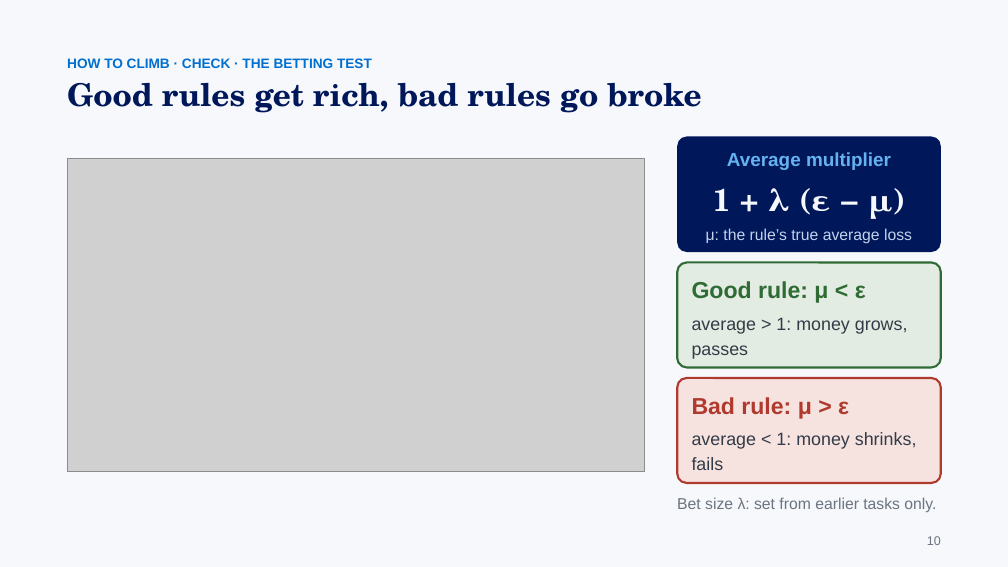
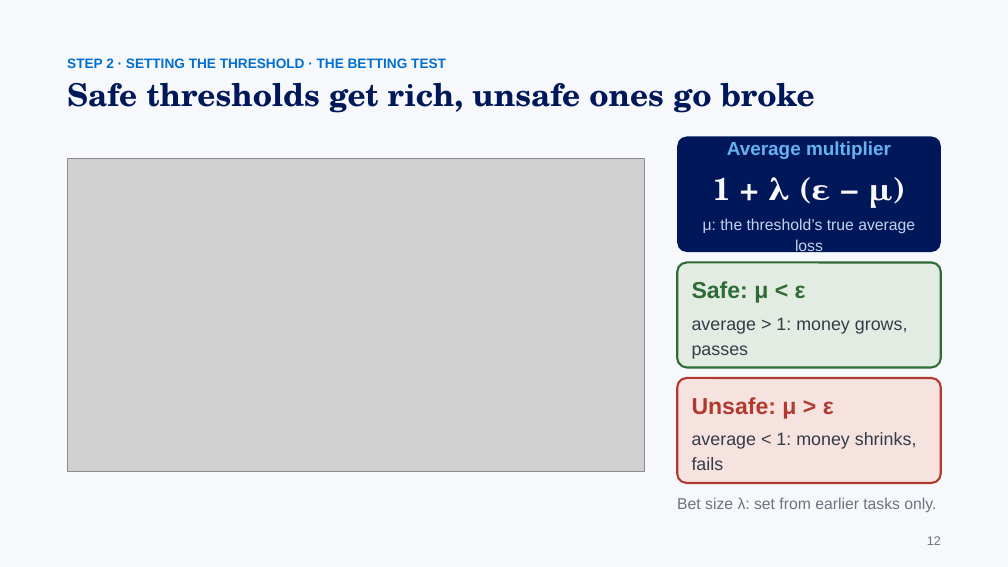
Before and after one commit to gaoj21/tokenbank, a slide deck: slide 12 of slides/CLIMB_talk.pptx (slide 10 before the commit). Drawn at 1008x567 pixels with LibreOffice and Linux fonts; fonts in the diff are those of the drawing; grey boxes stand for pictures. Boxes give left, top, right and bottom in pixels: in the first picture for what was removed or moved away, otherwise in the second. Text is boxed around its words. In the diff, an @@ line names an element or a change of style, - is before the commit and + after.

```diff
--- a/slides/CLIMB_talk.pptx
+++ b/slides/CLIMB_talk.pptx
@@ text at (x1=67, y1=58, x2=446, y2=68): text changed @@
-HOW TO CLIMB · CHECK · THE BETTING TEST
+STEP 2 · SETTING THE THRESHOLD · THE BETTING TEST
@@ text at (x1=67, y1=82, x2=815, y2=113): text changed @@
-Good rules get rich, bad rules go broke
+Safe thresholds get rich, unsafe ones go broke
@@ text in rounded rectangle at (x1=703, y1=218, x2=915, y2=256): text changed @@
-μ: the rule’s true average loss
+μ: the threshold’s true average loss
@@ text in rounded rectangle at (x1=692, y1=281, x2=806, y2=303): text changed @@
-Good rule: μ < ε
+Safe: μ < ε
@@ text in rounded rectangle at (x1=692, y1=397, x2=834, y2=419): text changed @@
-Bad rule: μ > ε
+Unsafe: μ > ε
@@ text at (x1=927, y1=536, x2=941, y2=545): text changed @@
-10
+12
```
Also in this commit, not shown: 22 other slides changed, 4 slides added, 1 slide removed, 7 other files.
